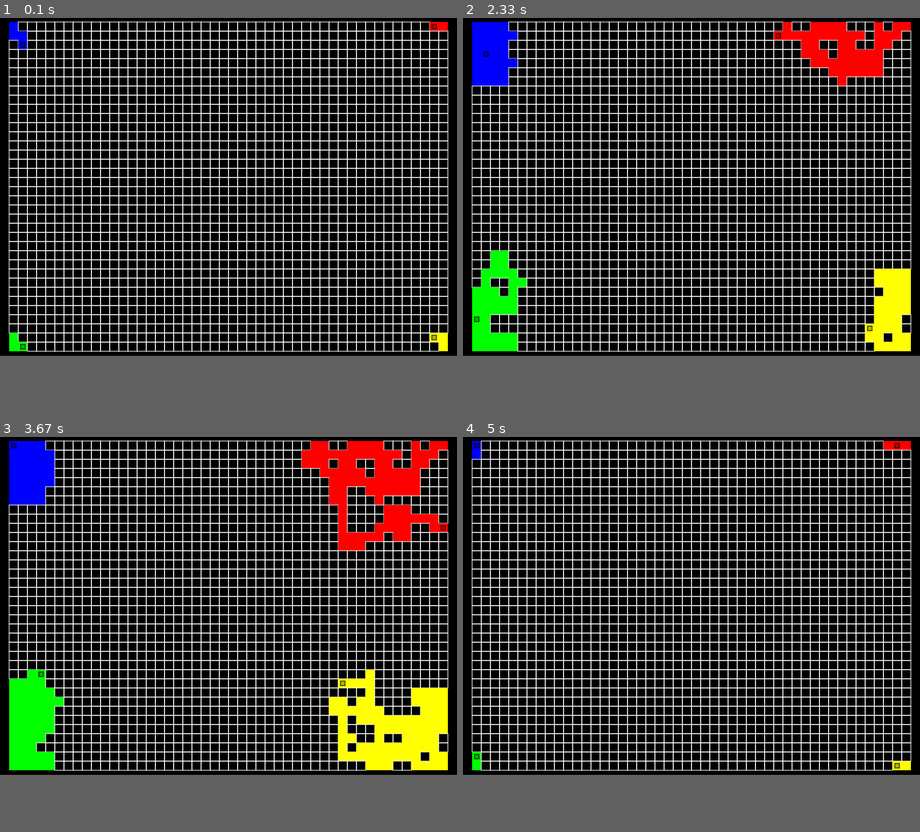
Above: before the commit, frames 1-4 (two rows, left to right).
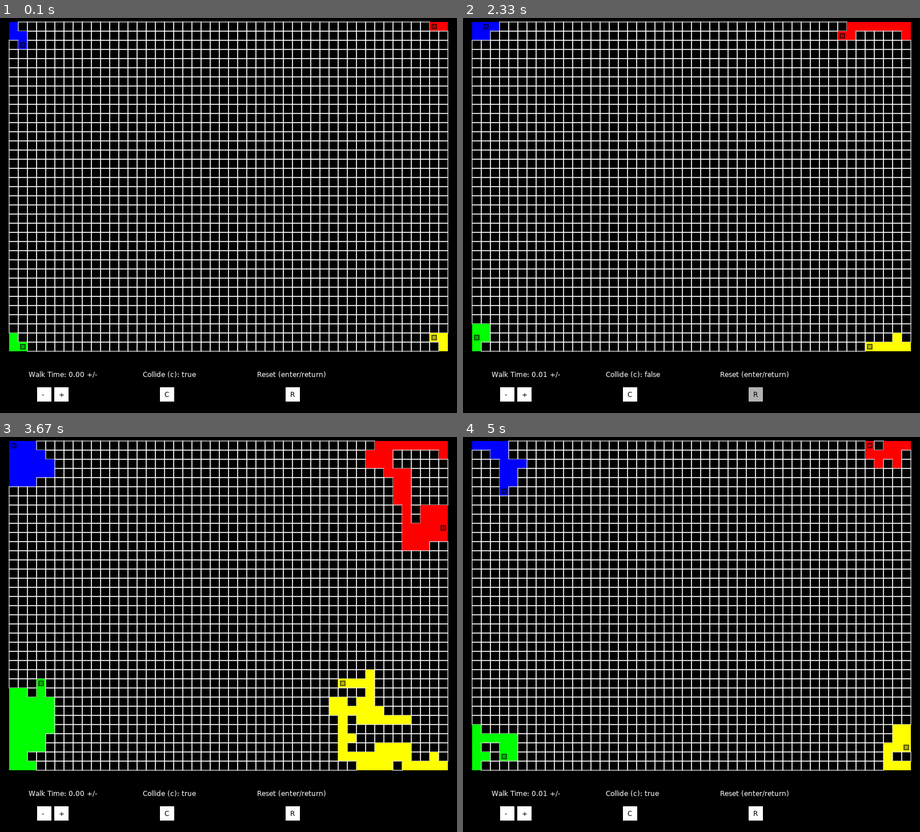
Above: after the commit, the same moments.

Repository: bIue9076r/procedural
Game: LÖVE game, started from love/main.lua
The game is run twice, just before and just after one commit, with the same random seed, the same clock (stepped at 60 frames per second) and the same inputs.
Inputs (mouse positions are in pixels of both pictures, inside the frame that each line leads up to):
- Up to frame 1 (0.1 s): no input
- Up to frame 2 (2.33 s): click (508, 393) at 0.38 s; tap Enter at 0.67 s; click (522, 393) at 1.05 s; click (627, 393) at 1.38 s; click (700, 77) at 1.72 s; click (755, 393) at 2.05 s
- Up to frame 3 (3.67 s): click (214, 563) at 2.38 s; tap - at 2.67 s; tap C at 3.5 s
- Up to frame 4 (5 s): tap = at 3.83 s; tap Enter at 4.67 s
In our replay, the window is 800x600 before the commit and 800x700 after it. These sizes can differ from the game's own. Grey fills any space a smaller window leaves; there, only what the larger window draws over its background counts as a difference.

The runs differ from the first frame. In frame 1, 0.7% of the frame differs, in the area x 6-72%, y 89-98%; in frame 2, 7.6%; in frame 3, 8.3%, in the area x 1-99%, y 0-98%; in frame 4, 2.9%.

Commit message:
interactive buttons

Diff:
--- a/love/conf.lua
+++ b/love/conf.lua
@@ -1,9 +1,9 @@
 function love.conf(t)
 	t.version = "11.3"
 	t.console = true
-	t.window.title = "WFC"
+	t.window.title = "Random Walk"
 	t.window.width = 800
-	t.window.height = 600
+	t.window.height = 700
 	t.window.minwidth = 1
 	t.window.minheight = 1
 	t.window.fullscreen = false
--- a/love/main.lua
+++ b/love/main.lua
@@ -155,22 +155,45 @@
 end
 
 function IncreaseWalkTime()
-	WalkTime = math.min(5,WalkTime + 0.1)
+	WalkTime = math.min(5,WalkTime + 0.01)
 end
 
 function DecreaseWalkTime()
-	WalkTime = math.max(0,WalkTime - 0.1)
+	WalkTime = math.max(0,WalkTime - 0.01)
 end
 
 function ToggleCollision()
 	NoCollide = not NoCollide
 end
 
-Map = Board.new(48,36)
-Walker.new(Blue,1,1,Map)
-Walker.new(Red,Map.x,1,Map)
-Walker.new(Green,1,Map.y,Map)
-Walker.new(Yellow,Map.x,Map.y,Map)
+function ResetMap()
+	Map = Board.new(48,36)
+	Walker.new(Blue,1,1,Map)
+	Walker.new(Red,Map.x,1,Map)
+	Walker.new(Green,1,Map.y,Map)
+	Walker.new(Yellow,Map.x,Map.y,Map)
+end
+
+ResetMap()
+
+Wtr_f = 0
+Wti_f = 0
+Wc_f = 0
+R_f = 0
+
+function TintFocus(t)
+	if t <= 0 then
+		love.graphics.setColor(1,1,1)
+	else
+		local T = math.min(t,0.25)/0.25
+		local c = 1*(1 - T) + 0.7*T
+		love.graphics.setColor(c,c,c)
+	end
+end
+
+function Inside(x,y,lx,ly,w,h)
+	return (x >= lx) and (x <= lx + w) and (y >= ly) and (y <= ly + h)
+end
 
 function love.load()
 
@@ -183,15 +206,36 @@
 		Map:RandomWalk()
 		WalkerTimer = 0
 	end
+
+	local x, y = love.mouse.getPosition()
+	if Inside(x,y,65,655,25,25) then
+		Wtr_f = Wtr_f + dt
+	else
+		Wtr_f = 0
+	end
+
+	if Inside(x,y,95,655,25,25) then
+		Wti_f = Wti_f + dt
+	else
+		Wti_f = 0
+	end
+
+	if Inside(x,y,280,655,25,25) then
+		Wc_f = Wc_f + dt
+	else
+		Wc_f = 0
+	end
+
+	if Inside(x,y,500,655,25,25) then
+		R_f = R_f + dt
+	else
+		R_f = 0
+	end
 end
 
 function love.keypressed(key)
-	if key == "return" then
-		Map = Board.new(48,36)
-		Walker.new(Blue,1,1,Map)
-		Walker.new(Red,Map.x,1,Map)
-		Walker.new(Green,1,Map.y,Map)
-		Walker.new(Yellow,Map.x,Map.y,Map)
+	if key == "return" or key == "r" then
+		ResetMap()
 	end
 
 	if key == "-" then
@@ -208,9 +252,42 @@
 end
 
 function love.mousepressed(x,y,button)
-
+	if Wtr_f > 0 then
+		DecreaseWalkTime()
+	end
+
+	if Wti_f > 0 then
+		IncreaseWalkTime()
+	end
+
+	if Wc_f > 0 then
+		ToggleCollision()
+	end
+
+	if R_f > 0 then
+		ResetMap()
+	end
 end
 
 function love.draw()
 	Map:draw()
-end
+	love.graphics.print("Walk Time: "..string.format("%.02f",WalkTime).." +/-",50,625)
+	love.graphics.print("Collide (c): "..tostring(not NoCollide),250,625)
+	love.graphics.print("Reset (enter/return)",450,625)
+
+	TintFocus(Wtr_f)
+	love.graphics.rectangle("fill",65,655,25,25)
+	love.graphics.print({{0,0,0},"-"},65 + 8,660)
+
+	TintFocus(Wti_f)
+	love.graphics.rectangle("fill",95,655,25,25)
+	love.graphics.print({{0,0,0},"+"},95 + 8,660)
+
+	TintFocus(Wc_f)
+	love.graphics.rectangle("fill",280,655,25,25)
+	love.graphics.print({{0,0,0},"C"},280 + 8,660)
+
+	TintFocus(R_f)
+	love.graphics.rectangle("fill",500,655,25,25)
+	love.graphics.print({{0,0,0},"R"},500 + 8,660)
+end
